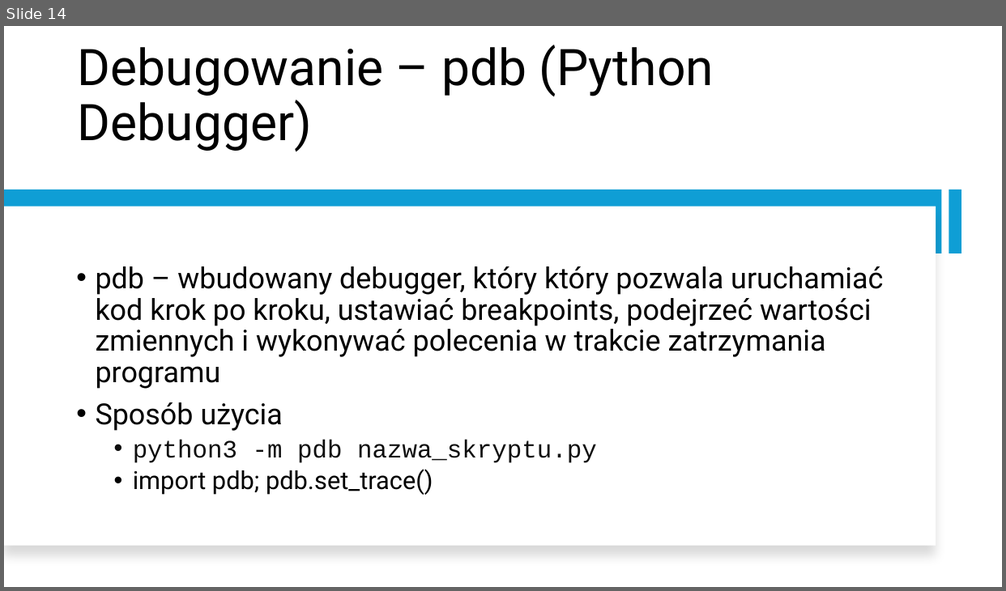
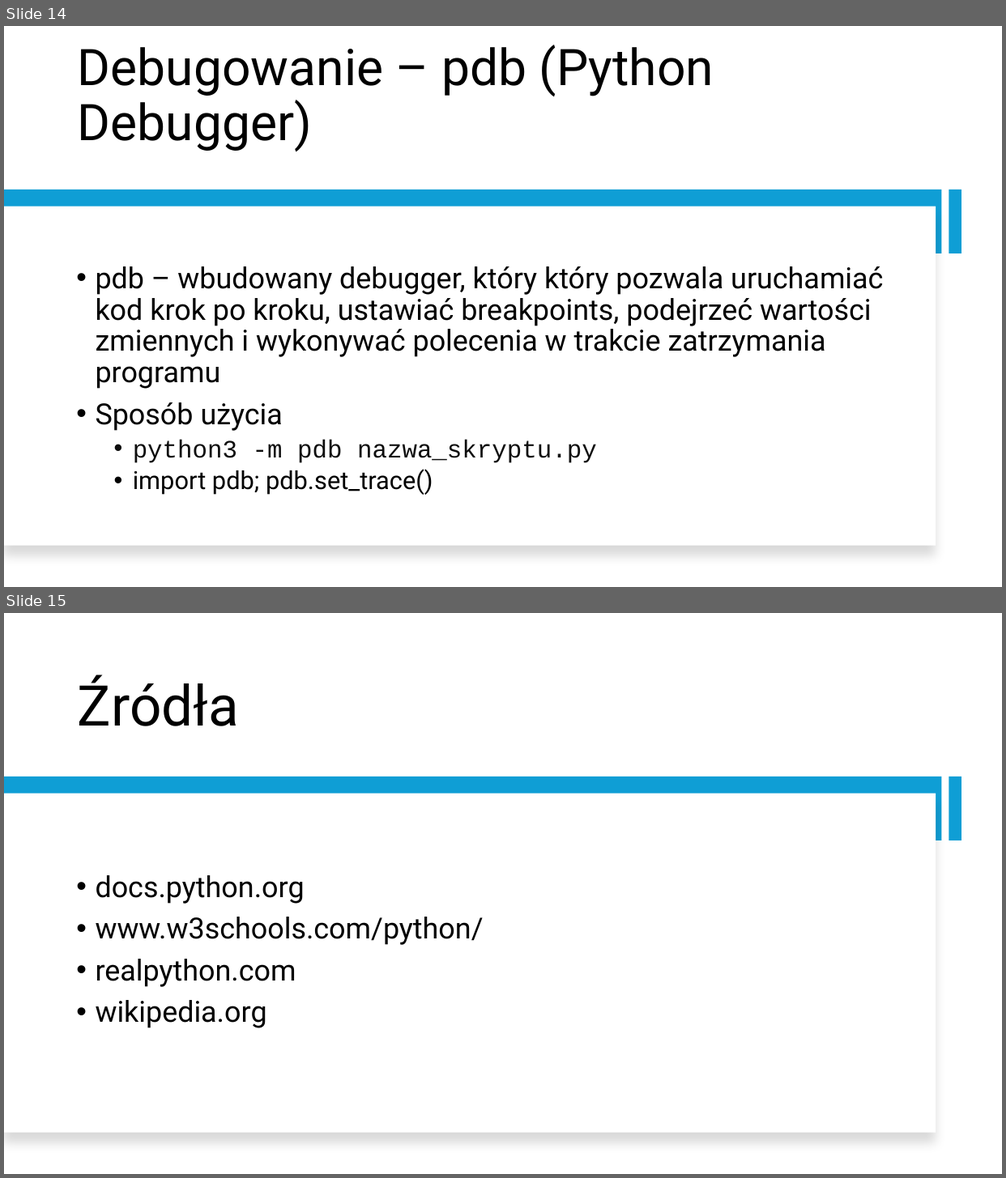
Before and after one commit to kirilol-ok/Python-jpwp, a slide deck: prezentacja.pptx. Shown one above the other, each under a label of ours: slide 14 before the commit, slides 14 and 15 after it. The pictures are 1006x591 and 1006x1178 pixels, drawn with LibreOffice and Linux fonts; fonts in the diff are those of the drawing. Boxes give left, top, right and bottom in pixels: in the first picture for what was removed or moved away, otherwise in the second. Text is boxed around its words. In the diff, an @@ line names an element or a change of style, - is before the commit and + after.

Commit message:
update

```diff
--- a/prezentacja.pptx
+++ b/prezentacja.pptx
@@ slide 15 added at bbox=[4, 613, 1002, 1174], background #FFFFFF @@
@@ title added at bbox=[78, 675, 239, 726], 54 pt, text #000000 @@
+Źródła
@@ rectangle added at bbox=[4, 777, 942, 841], fill #0F9ED5 @@
@@ rectangle added at bbox=[948, 777, 961, 841], fill #0F9ED5 @@
@@ rectangle added at bbox=[4, 794, 936, 1133], fill #FFFFFF @@
@@ text added at bbox=[96, 875, 484, 1029], 28 pt, text #000000 @@
+• docs.python.org
+• www.w3schools.com/python/
+• realpython.com
+• wikipedia.org
```
